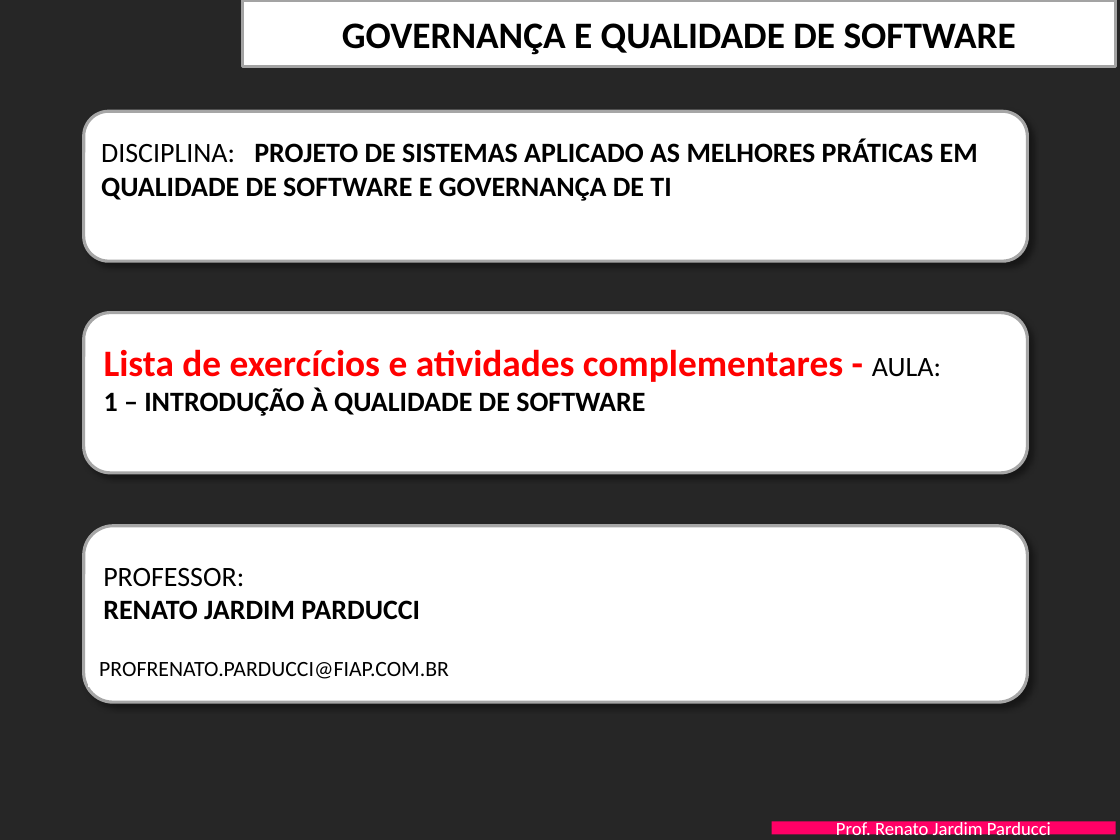
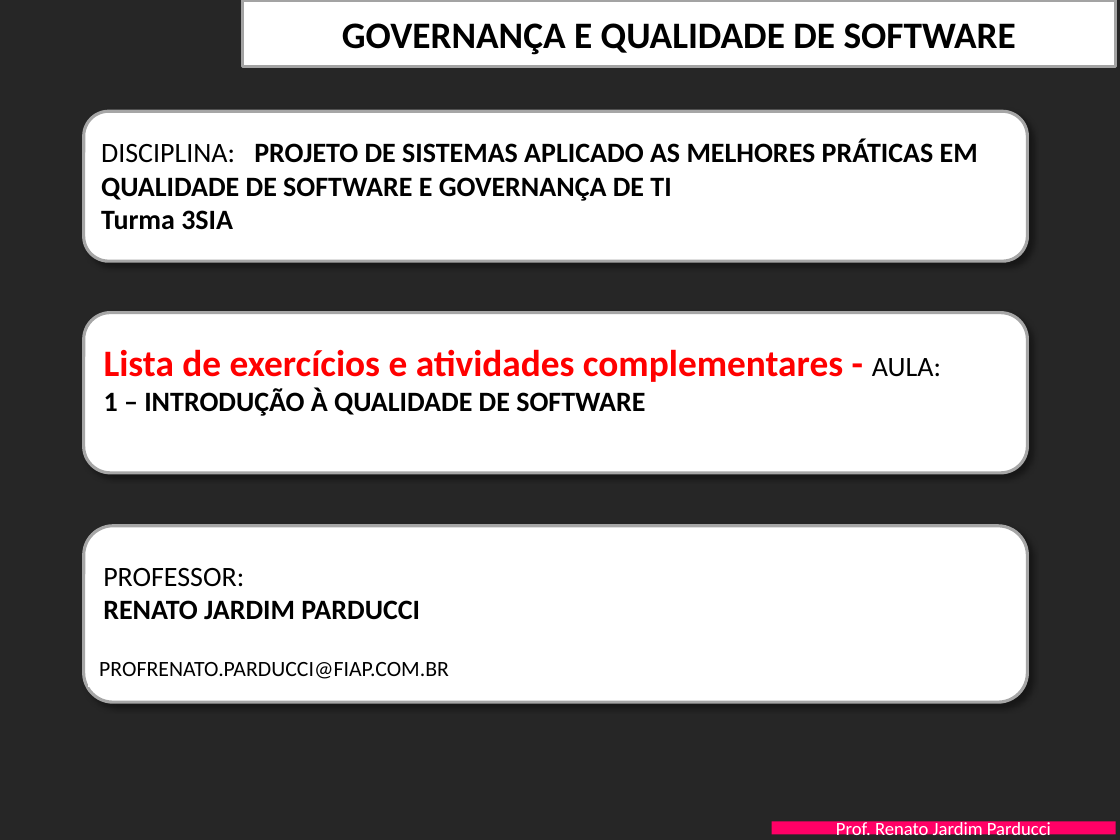
Before and after one commit to Trovovz/SI-Estacionamento, a slide deck: slide 1 of Documentacao/FIAP-QualidProjSW-Aula-1-Introducao Qualidade - EXERCICIOS.pptx. Drawn at 1120x840 pixels with LibreOffice and Linux fonts; fonts in the diff are those of the drawing; background and template pictures are left out. Boxes give left, top, right and bottom in pixels: in the first picture for what was removed or moved away, otherwise in the second. Text is boxed around its words. In the diff, an @@ line names an element or a change of style, - is before the commit and + after.

Commit message:
Adição de texto com dados da turma
Adição de texto com dados da turma

```diff
--- a/Documentacao/FIAP-QualidProjSW-Aula-1-Introducao Qualidade - EXERCICIOS.pptx
+++ b/Documentacao/FIAP-QualidProjSW-Aula-1-Introducao Qualidade - EXERCICIOS.pptx
@@ text at <box>101,210,233,230</box>: paragraph added @@
+Turma 3SIA
```
